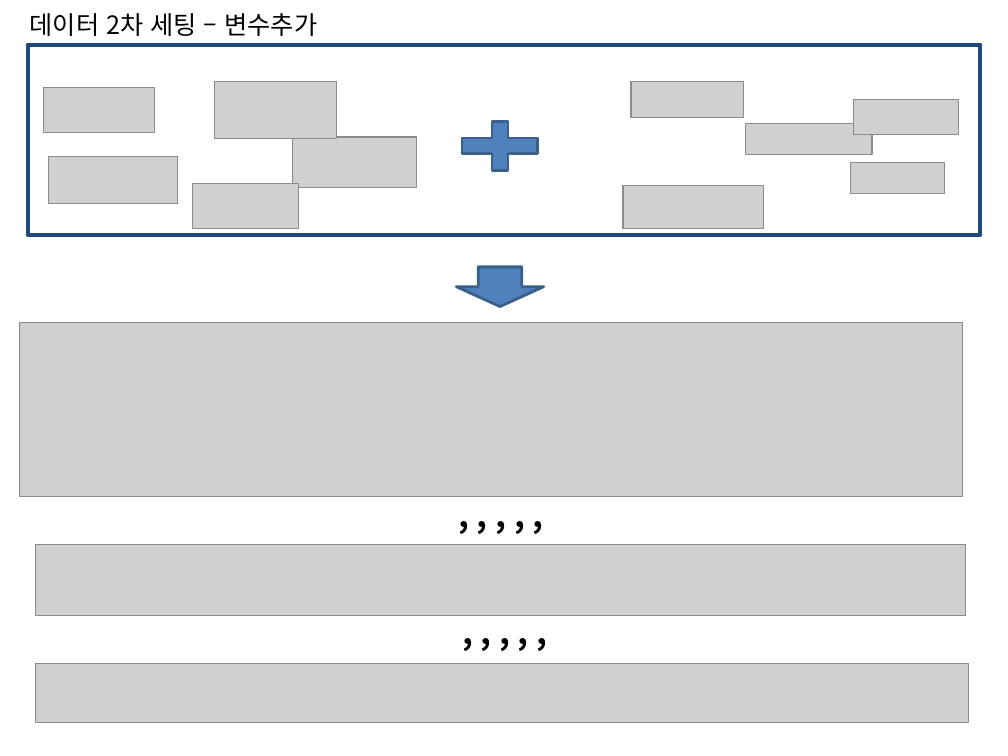
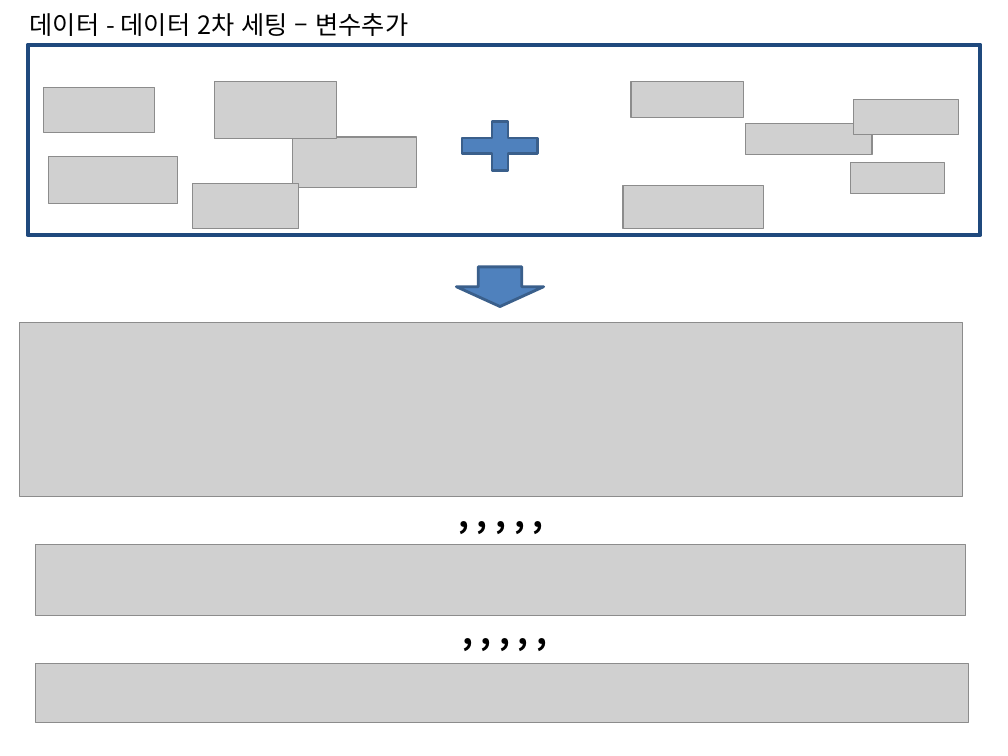
Before and after one commit to Dev1120/Team1Project, a slide deck: slide 5 of PPT구상/팀프로젝트_구상용.pptx (slide 6 before the commit). Drawn at 1008x756 pixels with LibreOffice and Linux fonts; fonts in the diff are those of the drawing; grey boxes stand for pictures. Boxes give left, top, right and bottom in pixels: in the first picture for what was removed or moved away, otherwise in the second. Text is boxed around its words. In the diff, an @@ line names an element or a change of style, - is before the commit and + after.

```diff
--- a/PPT구상/팀프로젝트_구상용.pptx
+++ b/PPT구상/팀프로젝트_구상용.pptx
@@ text at bbox=[30, 13, 409, 36]: text changed @@
-데이터 2차 세팅 – 변수추가
+데이터 - 데이터 2차 세팅 – 변수추가
```
Also in this commit, not shown: 9 other slides changed, 35 slides added, 1 slide removed, 5 other files.
